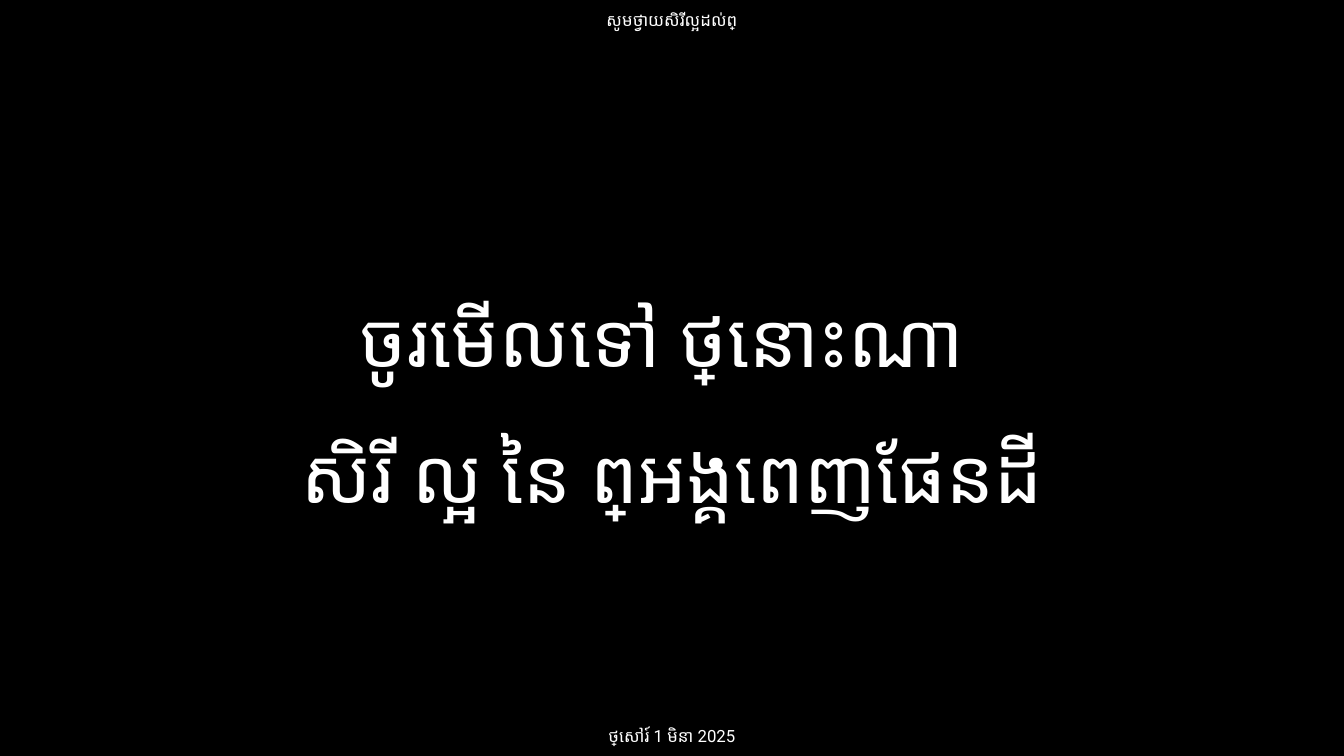
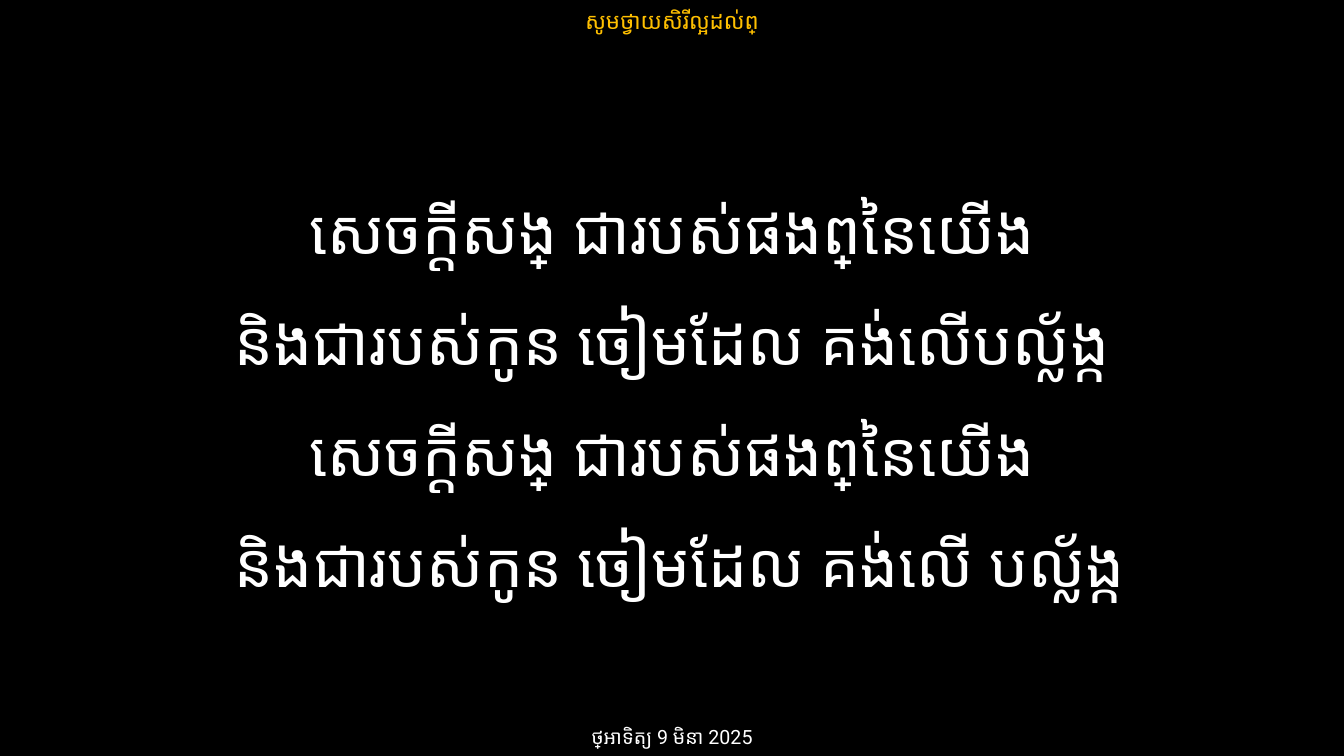
Before and after one commit to phearak2003/youth_worship, a slide deck: slide 11 of Youth Worship.pptx (slide 14 before the commit). Drawn at 1344x756 pixels with LibreOffice and Linux fonts; fonts in the diff are those of the drawing. Boxes give left, top, right and bottom in pixels: in the first picture for what was removed or moved away, otherwise in the second. Text is boxed around its words. In the diff, an @@ line names an element or a change of style, - is before the commit and + after.

Commit message:
09-03-2025

```diff
--- a/Youth Worship.pptx
+++ b/Youth Worship.pptx
@@ text "សូមថ្វាយសិរីល្អដល់ព្រះ" at box(585, 8, 759, 34): size 12 to 16 pt, font Roboto to Arial, text colour #FFFFFF to #FFC000 @@
@@ text added at box(235, 197, 1124, 603), 44 pt, text #FFFFFF @@
+សេចក្តីសង្គ្រោះ ជារបស់ផងព្រះនៃយើង
+និងជារបស់កូន ចៀមដែល គង់លើបល្ល័ង្ក
+សេចក្តីសង្គ្រោះ ជារបស់ផងព្រះនៃយើង
+និងជារបស់កូន ចៀមដែល គង់លើ បល្ល័ង្ក
@@ text removed at box(302, 300, 1039, 522) @@
-ចូរមើលទៅ ថ្ងៃនោះណា
-សិរី ល្អ នៃ ព្រះអង្គពេញផែនដី
@@ text at box(591, 726, 752, 749): text changed; size 12 to 14 pt @@
-ថ្ងៃសៅរ៍ 1 មិនា 2025
+ថ្ងៃអាទិត្យ 9 មិនា 2025
```
Also in this commit, not shown: 30 other slides changed, 4 slides added, 6 slides removed.
